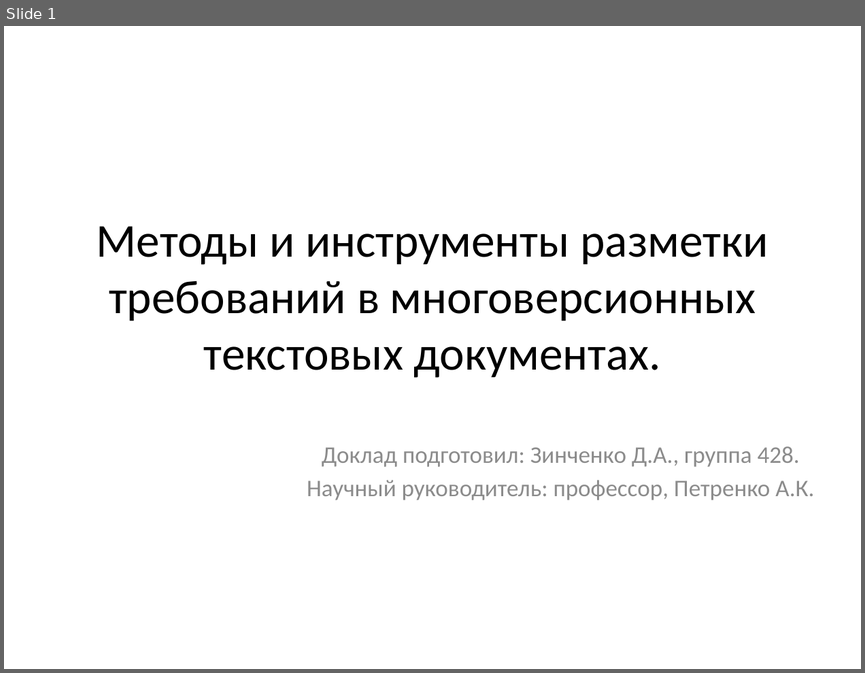
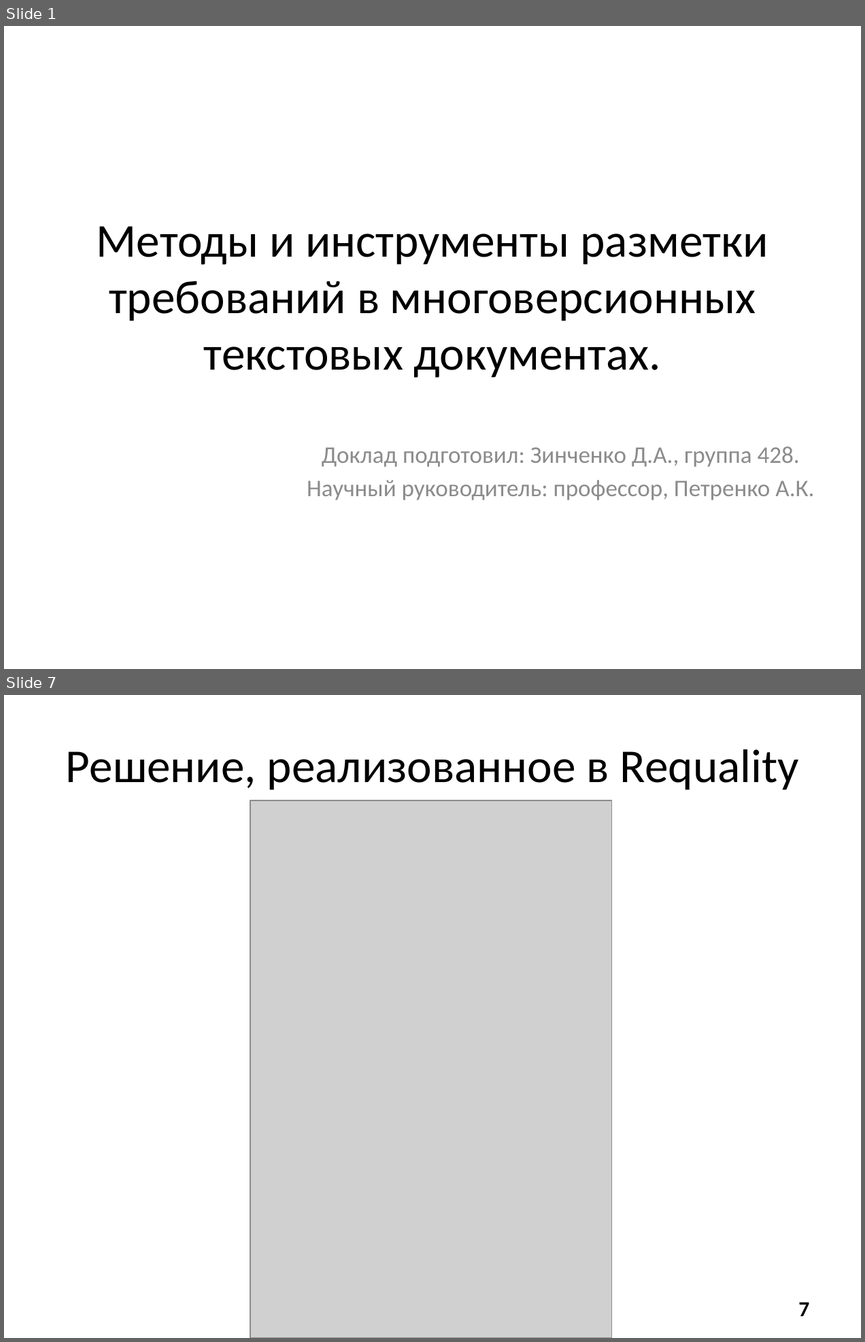
Before and after one commit to Revoltt/ReqSystem, a slide deck: diploma.pptx. Shown one above the other, each under a label of ours: slide 1 before the commit, slides 1 and 7 after it; the slides between them are not shown. The pictures are 865x673 and 865x1342 pixels, drawn with LibreOffice and Linux fonts; fonts in the diff are those of the drawing; grey boxes stand for pictures. Boxes give left, top, right and bottom in pixels: in the first picture for what was removed or moved away, otherwise in the second. Text is boxed around its words. In the diff, an @@ line names an element or a change of style, - is before the commit and + after.

```diff
--- a/diploma.pptx
+++ b/diploma.pptx
@@ slide 7 added at [4, 695, 861, 1338], background #FFFFFF @@
@@ title added at [66, 749, 799, 790], 39.6 pt, text #000000 @@
+Решение, реализованное в Requality
@@ picture added at [250, 800, 611, 1338] @@
@@ page number added at [798, 1302, 809, 1316], 18 pt, text #000000, bold @@
+7
```
Also in this commit, not shown: 8 slides changed, 5 other slides added, 3 slides removed, 8 other files.
